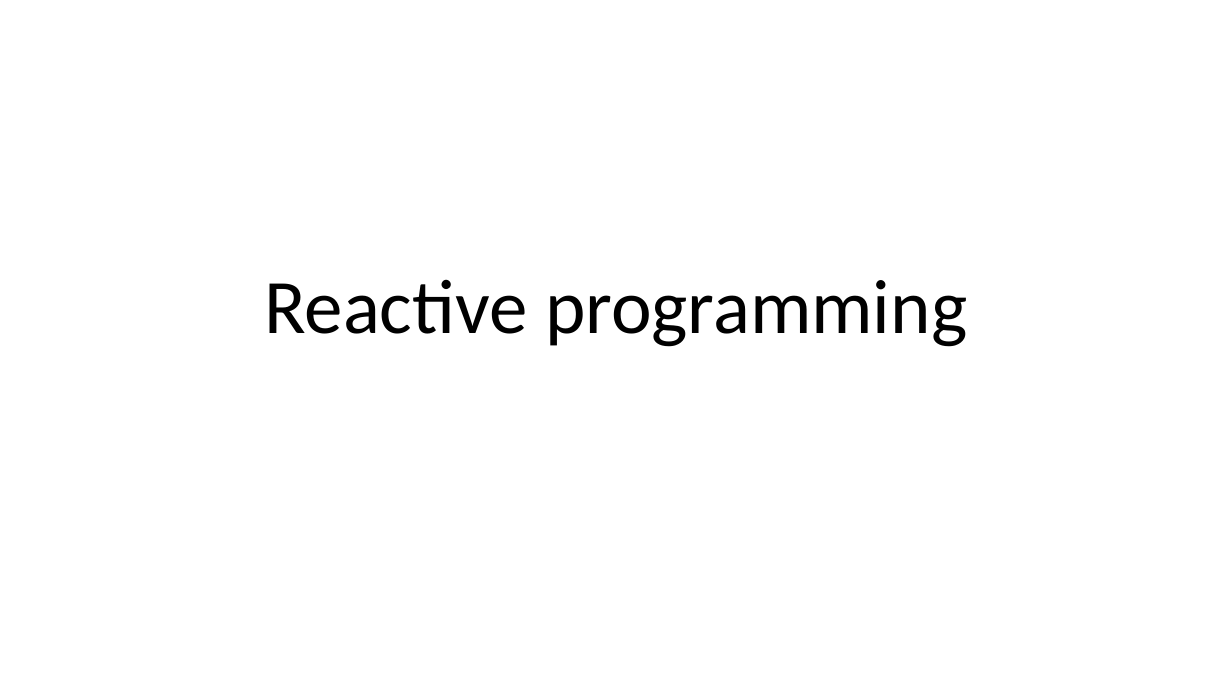
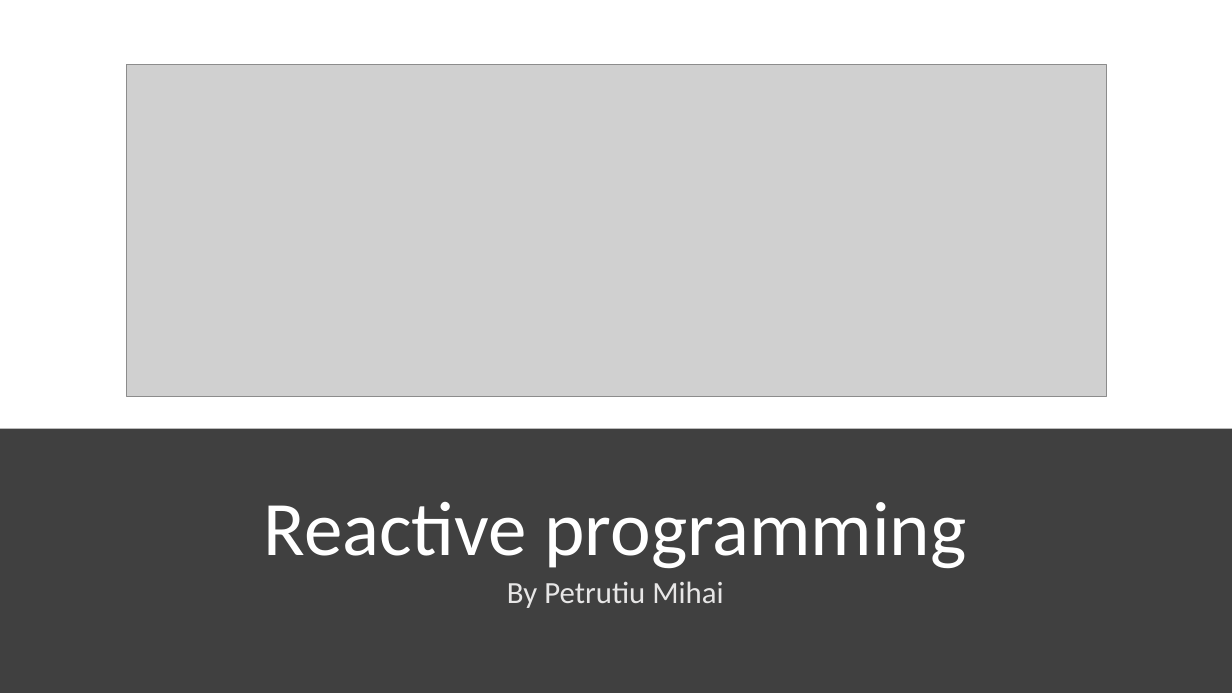
Before and after one commit to MihaiTheCoder/EventMadness, a slide deck: slide 1 of Reactive programming.pptx. Drawn at 1232x693 pixels with LibreOffice and Linux fonts; fonts in the diff are those of the drawing; grey boxes stand for pictures. Boxes give left, top, right and bottom in pixels: in the first picture for what was removed or moved away, otherwise in the second. Text is boxed around its words. In the diff, an @@ line names an element or a change of style, - is before the commit and + after.

```diff
--- a/Reactive programming.pptx
+++ b/Reactive programming.pptx
@@ picture added at bbox=[126, 65, 1107, 396] @@
@@ rectangle added at bbox=[0, 429, 1232, 693], fill #404040 @@
@@ title "Reactive programming": place and size @@
-title "Reactive programming" at bbox=[264, 279, 967, 347]
+title "Reactive programming" at bbox=[264, 502, 966, 569]
@@ title "Reactive programming" at bbox=[264, 502, 966, 569]: text colour #000000 to #FFFFFF @@
@@ subtitle added at bbox=[507, 581, 723, 608], 24 pt, text #E7E6E6 @@
+By Petrutiu Mihai
```
Also in this commit, not shown: 13 other slides changed, 9 slides added, 2 slides removed.
